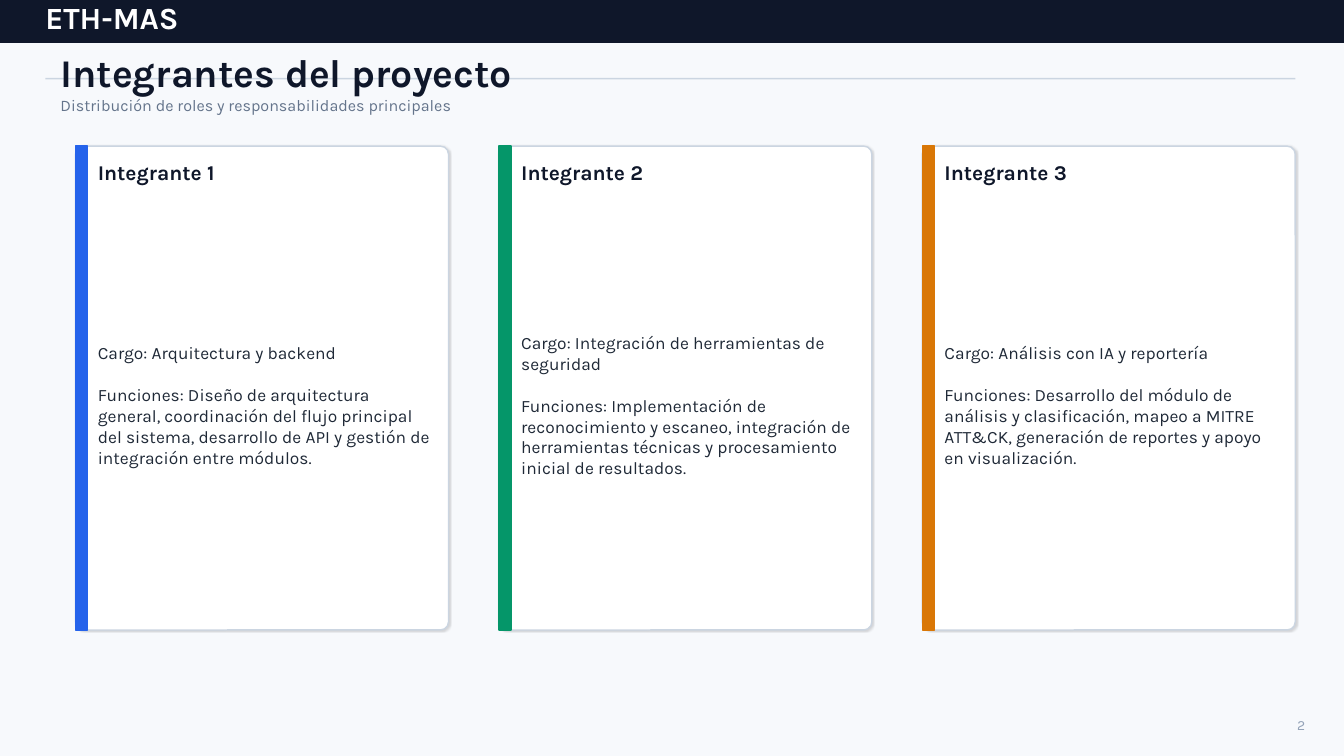
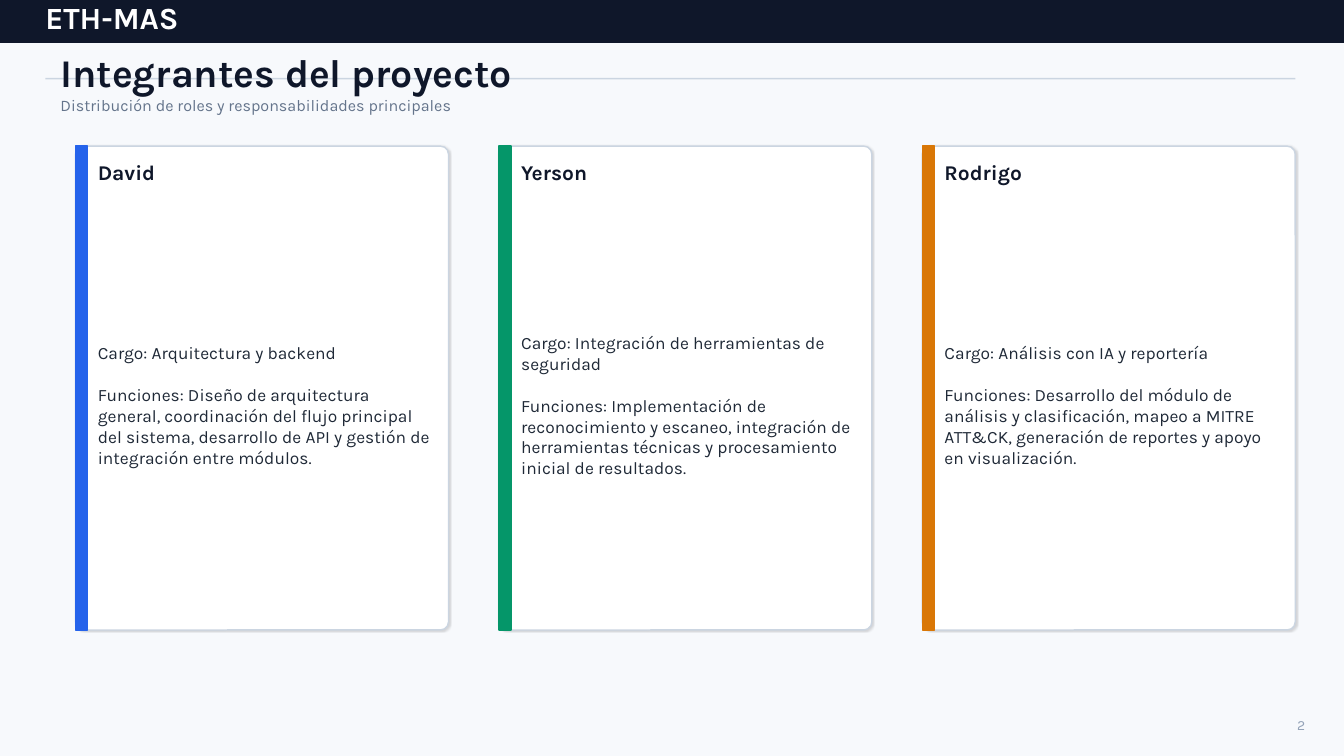
Before and after one commit to rodrigosantibanez1/Capstone, a slide deck: slide 2 of Fase 2/Evidencias Grupales/ETH_MAS_presentacion_final.pptx. Drawn at 1344x756 pixels with LibreOffice and Linux fonts; fonts in the diff are those of the drawing. Boxes give left, top, right and bottom in pixels: in the first picture for what was removed or moved away, otherwise in the second. Text is boxed around its words. In the diff, an @@ line names an element or a change of style, - is before the commit and + after.

Commit message:
Actualiza presentacion final en evidencias grupales

```diff
--- a/Fase 2/Evidencias Grupales/ETH_MAS_presentacion_final.pptx
+++ b/Fase 2/Evidencias Grupales/ETH_MAS_presentacion_final.pptx
@@ text at box(98, 165, 155, 181): text changed @@
-Integrante 1
+David
@@ text at box(521, 166, 587, 181): text changed @@
-Integrante 2
+Yerson
@@ text at box(944, 165, 1021, 186): text changed @@
-Integrante 3
+Rodrigo
```
